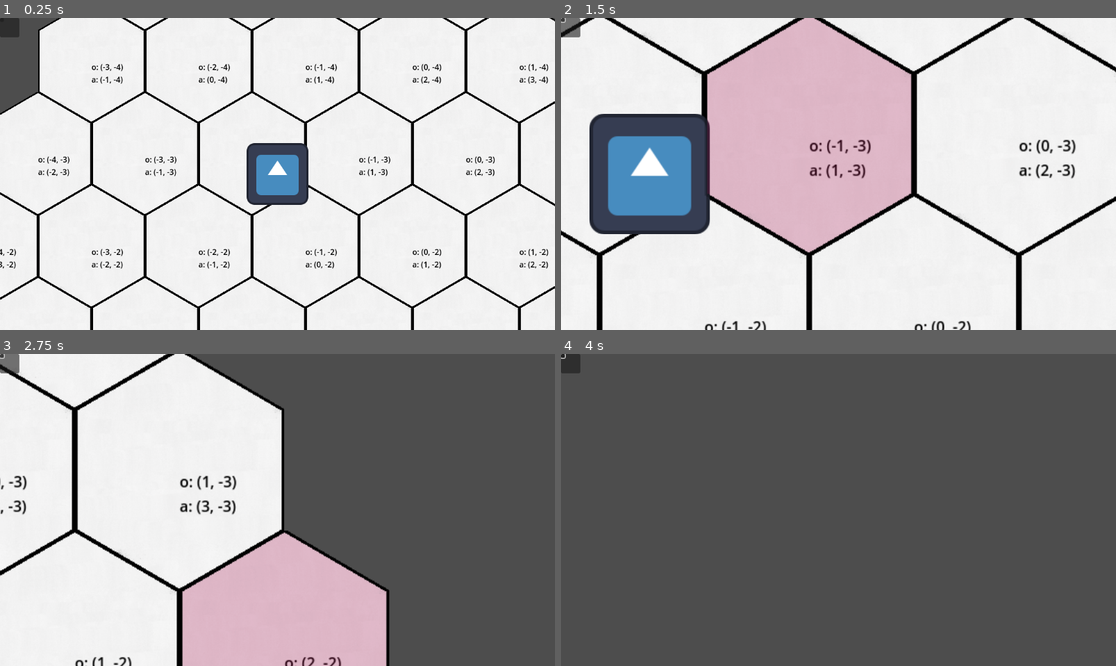
Above: before the commit, frames 1-4 (two rows, left to right).
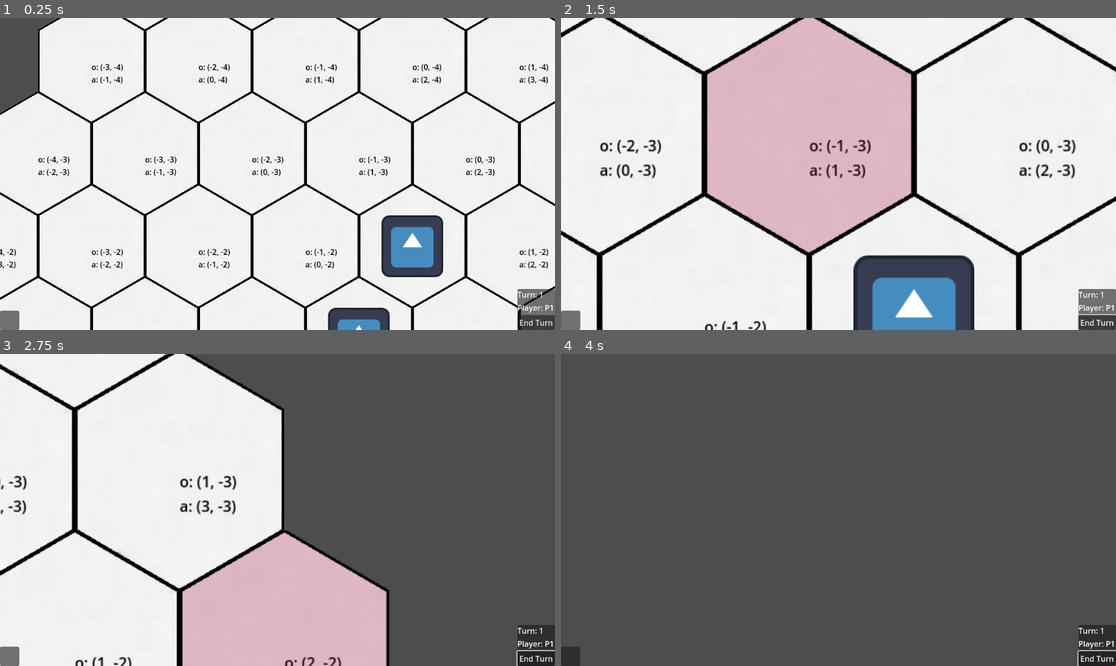
Above: after the commit, the same moments.

Repository: MHryciuk1/tactician
Game: Godot game, scene res://nodes/Tests/level_test.tscn
The game is run twice, just before and just after one commit, with the same random seed, the same clock (stepped at 60 frames per second) and the same inputs. This scene is started directly instead of the project's main scene. The engine's default icon, where the game draws it, is replaced by a stand-in: a white triangle on a blue panel in a dark square.
Inputs (mouse positions are in pixels of both pictures, inside the frame that each line leads up to; where the layout moved, square brackets give the same spot in the first picture):
- Up to frame 1 (0.25 s): no input
- Up to frame 2 (1.5 s): click (1099, 323) [561, 21] at 0.5 s; tap Enter at 1.25 s; move the mouse to (960, 158) at 1.27 s; hold D (Right) from 1.28 s (still down); tap Mouse wheel up (Zoom_In) at 1.35 s; click (960, 158) at 1.42 s
- Up to frame 3 (2.75 s): release D (Right) at 2 s; drag from (166, 525) to (249, 572) at 2.02 s
- Up to frame 4 (4 s): tap Space at 2.75 s; move the mouse to (894, 441) at 2.77 s; hold D (Right) 2.78-3.5 s; tap Mouse wheel up (Zoom_In) at 2.85 s; tap Enter at 3.5 s; drag from (810, 572) to (672, 463) at 3.52 s

The runs differ from the first frame. In frame 1, 6.2% of the frame differs, in the area x 0-100%, y 0-100%; in frame 2, 14%; in frame 3, 1.3%; in frame 4, 1.3%.
Error before the commit: Invalid access to property or key 'turn_number' on a base object of type 'Nil'. (res://Scripts/ui_manager.gd:12)

Commit message:
basic selection

Diff:
--- a/Scripts/archer_unit.gd
+++ b/Scripts/archer_unit.gd
@@ -9,12 +9,24 @@
 			"damage": 5,
 			"team": team
 		}
+	moves = {
+		"attack1" : {
+			"function" : Callable(attack_effect),
+			"description" : str("range: ", stats.attack_range, "dmg: ", stats.damage),
+			"max_targets" : 1,
+			"min_targets" : 1,
+			"targets_who" : "enemy"
+			}
+	}
+
 func attack_effect(target: Unit) -> void:
 	target.on_attacked(target, stats.damage)
 	pass
 
 
 func _on_hitbox_sprite_left_clicked() -> void:
+	print("hi")
+	on_click()
 	pass # Replace with function body.
 func _on_hitbox_sprite_right_clicked() -> void:
-	pass # Replace with function body.
+	pass
--- a/Scripts/level_test.gd
+++ b/Scripts/level_test.gd
@@ -1,7 +1,19 @@
 extends Node2D
+@onready var logic_manager = $Logic_Manager
+@onready var ui = $UI
+@onready var grid = $Hex_Grid
+@onready var p1_units = $Units/P1_Units
+@onready var p2_units =$Units/P2_Units
+@export var archer : PackedScene
+func _ready() -> void:
+	ui.init(logic_manager)
 
-func _ready() -> void:
-	var new_archer
+	var test_unit = archer.instantiate()
+	test_unit.init(logic_manager, grid, ui, Vector2i(-1,-1), "player1")
+	p1_units.add_child(test_unit)
+	var test_unit2 = archer.instantiate()
+	test_unit2.init(logic_manager, grid, ui, Vector2i(0,-2), "player2")
+	p2_units.add_child(test_unit2)
 	pass
 
 func _on_hex_grid_cell_left_clicked() -> void:
--- a/Scripts/logic_manager.gd
+++ b/Scripts/logic_manager.gd
@@ -1,3 +1,4 @@
+class_name  Logic_Manager
 extends Node
 
 var hex_grid : Node = null
@@ -11,7 +12,7 @@
 
 func do_effect(source_unit: Node, effect_function:Callable, targets: Array) -> void:
 	for target in targets:
-		effect_function.call(source_unit, target)
+		effect_function.call( target)
 	# other stuff needs to happen here? like ui updates or something
 
 
@@ -44,7 +45,7 @@
 func on_unit_death(unit: Node) -> void:
 	if hex_grid:
 		hex_grid.clear_hex(unit.current_cord)
-	ui.remove_unit_icon(unit)
+
 	if unit in units:
 		units.erase(unit)
 	unit.queue_free()
--- a/Scripts/ui_manager.gd
+++ b/Scripts/ui_manager.gd
@@ -1,14 +1,20 @@
 extends CanvasLayer
 class_name UIManager
 
-@onready var move_list: VBoxContainer = $MoveOptions
-@onready var turn_label      = $TurnPanel/TurnLabel    as Label
-@onready var player_label    = $TurnPanel/PlayerLabel  as Label
-@onready var end_turn_button = $TurnPanel/EndTurnButton as Button
-var lm: Node
+@onready var move_list: VBoxContainer = $Move_Options_Container/MoveOptions
+@onready var turn_label      : Label  = $TurnPanel/VBoxContainer/TurnLabel
+@onready var player_label    : Label  = $TurnPanel/VBoxContainer/PlayerLabel
+@onready var end_turn_button : Button = $TurnPanel/VBoxContainer/EndTurnButton
+@onready var confirm_container :PanelContainer = $Confirm_Container
+var selection_mode_on : bool = false
+var curr_targets : Array = []
+var curr_move : Dictionary
+var curr_move_alignment : String = ""
+var move_source : Unit
 
-func _ready() -> void:
-	end_turn_button.pressed.connect(Callable(self, "_on_end_turn_pressed"))
+var lm: Logic_Manager
+func init(logic_manager)->void:
+	lm = logic_manager
 	_update_turn_display(lm.turn_number, lm.current_player)
 
 func _on_end_turn_pressed() -> void:
@@ -19,10 +25,15 @@
 	turn_label.text   = "Turn: %d"     % turn_number
 	player_label.text = "Player: P%d"  % current_player
 
-func send_data(ui_id: String, stats: Dictionary, moves: Array) -> void:
+func send_data(ui_id: String, stats: Dictionary, moves: Dictionary, source : Unit) -> void:
+	if(selection_mode_on) :
+		if curr_move.targets_who == "enemy": #TODO other posible values
+			if(source.team != curr_move_alignment):
+				if curr_targets.size() < curr_move.max_targets:
+					print("here")
+					curr_targets.append(source)
 
 	var lbl = Label.new()
-	lbl.autowrap = true
 	var text := ""
 	for stat_name in stats.keys():
 		text += "%s: %s\n" % [ stat_name.capitalize(), stats[stat_name]]
@@ -33,12 +44,38 @@
 
 	move_list.add_child(lbl)
 
-	for move in moves:
+	for move in moves.keys():
 		var b = Button.new()
 		b.text = str(move)
-		b.pressed.connect(Callable(self, "do_move"), [move])
+		b.pressed.connect(Callable(do_move).bind(moves.get(move), source))
 		move_list.add_child(b)
 
-func do_move(move: String) -> void:
-	for child in move_list.get_children():
-		child.queue_free()
+func do_move(move: Dictionary, source : Unit) -> void:
+	if(selection_mode_on) :
+		cancel_selection_mode()
+	selection_mode_on = true
+	confirm_container.show()
+	curr_move = move
+	curr_move_alignment = source.team
+	move_source = source
+
+	pass
+func cancel_selection_mode():
+	curr_targets.clear()
+	confirm_container.hide
+	selection_mode_on = false
+
+
+func _on_end_turn_button_pressed() -> void:
+	pass # Replace with function body.
+
+
+func _on_confirm_pressed() -> void:
+	print(curr_targets)
+	if(curr_targets.size() >= curr_move.min_targets):
+		lm.do_effect(move_source, curr_move.function, curr_targets)
+		cancel_selection_mode()
+
+
+func _on_cancel_pressed() -> void:
+	cancel_selection_mode()
--- a/Scripts/unit.gd
+++ b/Scripts/unit.gd
@@ -27,10 +27,12 @@
 var current_cord: Vector2i
 var alive: bool = true
 
-func init(logic_ref: Node, grid_ref: Node, start_cord: Vector2i) -> void:
+func init(logic_ref: Node, grid_ref: Node, ui_ref : Node, start_cord: Vector2i, team_str : String) -> void:
 	logic_manager = logic_ref
+	ui = ui_ref
 	hex_grid = grid_ref
 	current_cord = start_cord
+	team = team_str
 	hex_grid.set_node_location(self, start_cord)
 
 func get_stats() -> Dictionary:
@@ -48,12 +50,13 @@
 func on_attacked(attacker: Node, dmg: int) -> void:
 	stats.hp -= dmg
 	if stats.hp <= 0 and alive:
-
+		print("im dead")
 		alive = false
 		logic_manager.on_unit_death(self)
 		emit_signal("unit_died", self)
 
 func on_click():
-	var valid_moves = hex_grid.get_valid_spaces(current_cord, get_stats().move_range)
+	var valid_moves = hex_grid.get_valid_spaces(current_cord, get_stats().move_range,false)
 	hex_grid.highlight_hexes(valid_moves, Color.BLUE)
-	ui.send_data("test_ui_id", stats, moves)
+	ui.send_data("test_ui_id", stats, moves, self)
+	#send_data(ui_id: String, stats: Dictionary, moves: Array)
--- a/nodes/Tests/hex_grid_test.tscn
+++ b/nodes/Tests/hex_grid_test.tscn
@@ -1,8 +1,8 @@
 [gd_scene load_steps=4 format=4 uid="uid://t837ytc17v8"]
 
-[ext_resource type="PackedScene" uid="uid://dn76l7tnyncxh" path="res://nodes/UI/hex_grid.tscn" id="1_2qsq4"]
+[ext_resource type="PackedScene" uid="uid://dn76l7tnyncxh" path="res://Nodes/UI/hex_grid.tscn" id="1_2qsq4"]
 [ext_resource type="Script" uid="uid://dol11jxwwcjdp" path="res://Scripts/hex_grid_test.gd" id="1_5g802"]
-[ext_resource type="PackedScene" uid="uid://jvxo8n2p3x3g" path="res://nodes/UI/moveable_camera.tscn" id="3_w3wsi"]
+[ext_resource type="PackedScene" uid="uid://jvxo8n2p3x3g" path="res://Nodes/UI/moveable_camera.tscn" id="3_w3wsi"]
 
 [node name="Hex_Grid_test" type="Node2D"]
 script = ExtResource("1_5g802")
--- a/nodes/Tests/level_test.tscn
+++ b/nodes/Tests/level_test.tscn
@@ -2,13 +2,14 @@
 
 [ext_resource type="Script" uid="uid://c5rhyur4xs6uf" path="res://Scripts/logic_manager.gd" id="1_8m837"]
 [ext_resource type="Script" uid="uid://cq6xfied52tag" path="res://Scripts/level_test.gd" id="1_45dpy"]
-[ext_resource type="PackedScene" uid="uid://dn76l7tnyncxh" path="res://nodes/UI/hex_grid.tscn" id="2_45dpy"]
-[ext_resource type="PackedScene" uid="uid://jvxo8n2p3x3g" path="res://nodes/UI/moveable_camera.tscn" id="3_wbwiv"]
-[ext_resource type="Texture2D" uid="uid://bpqkwmpdm6hn7" path="res://icon.svg" id="4_wbwiv"]
+[ext_resource type="PackedScene" uid="uid://iclbvx22a456" path="res://Nodes/Units/archer_unit.tscn" id="2_18wxx"]
+[ext_resource type="PackedScene" uid="uid://dn76l7tnyncxh" path="res://Nodes/UI/hex_grid.tscn" id="2_45dpy"]
+[ext_resource type="PackedScene" uid="uid://jvxo8n2p3x3g" path="res://Nodes/UI/moveable_camera.tscn" id="3_wbwiv"]
 [ext_resource type="Script" uid="uid://dxk5qf2akgabk" path="res://Scripts/ui_manager.gd" id="5_t1dee"]
 
 [node name="Level_Test" type="Node2D"]
 script = ExtResource("1_45dpy")
+archer = ExtResource("2_18wxx")
 
 [node name="Logic_Manager" type="Node" parent="."]
 script = ExtResource("1_8m837")
@@ -21,9 +22,6 @@
 
 [node name="P1_Units" type="Node" parent="Units"]
 
-[node name="Test_Unit" type="Sprite2D" parent="Units/P1_Units"]
-texture = ExtResource("4_wbwiv")
-
 [node name="P2_Units" type="Node" parent="Units"]
 
 [node name="Moveable_Camera" parent="." instance=ExtResource("3_wbwiv")]
@@ -31,28 +29,66 @@
 [node name="UI" type="CanvasLayer" parent="."]
 script = ExtResource("5_t1dee")
 
-[node name="MoveOptions" type="VBoxContainer" parent="UI"]
+[node name="TurnPanel" type="PanelContainer" parent="UI"]
+anchors_preset = 3
+anchor_left = 1.0
+anchor_top = 1.0
+anchor_right = 1.0
+anchor_bottom = 1.0
+offset_left = -78.0
+offset_top = -85.0
+grow_horizontal = 0
+grow_vertical = 0
+
+[node name="VBoxContainer" type="VBoxContainer" parent="UI/TurnPanel"]
+layout_mode = 2
+
+[node name="TurnLabel" type="Label" parent="UI/TurnPanel/VBoxContainer"]
+layout_mode = 2
+
+[node name="PlayerLabel" type="Label" parent="UI/TurnPanel/VBoxContainer"]
+layout_mode = 2
+
+[node name="EndTurnButton" type="Button" parent="UI/TurnPanel/VBoxContainer"]
+layout_mode = 2
+text = "End Turn"
+
+[node name="Move_Options_Container" type="PanelContainer" parent="UI"]
+anchors_preset = 2
+anchor_top = 1.0
+anchor_bottom = 1.0
+offset_top = -40.0
 offset_right = 40.0
-offset_bottom = 40.0
+grow_vertical = 0
 
-[node name="TurnPanel" type="Panel" parent="UI"]
-offset_right = 40.0
-offset_bottom = 40.0
+[node name="MoveOptions" type="VBoxContainer" parent="UI/Move_Options_Container"]
+layout_mode = 2
 
-[node name="TurnLabel" type="Label" parent="UI/TurnPanel"]
-layout_mode = 0
-offset_right = 40.0
-offset_bottom = 23.0
+[node name="Confirm_Container" type="PanelContainer" parent="UI"]
+visible = false
+anchors_preset = 7
+anchor_left = 0.5
+anchor_top = 1.0
+anchor_right = 0.5
+anchor_bottom = 1.0
+offset_left = -35.5
+offset_top = -40.0
+offset_right = 35.5
+grow_horizontal = 2
+grow_vertical = 0
 
-[node name="PlayerLabel" type="Label" parent="UI/TurnPanel"]
-layout_mode = 0
-offset_right = 40.0
-offset_bottom = 23.0
+[node name="HBoxContainer" type="HBoxContainer" parent="UI/Confirm_Container"]
+layout_mode = 2
 
-[node name="EndTurnButton" type="Button" parent="UI/TurnPanel"]
-layout_mode = 0
-offset_right = 8.0
-offset_bottom = 8.0
+[node name="Confirm" type="Button" parent="UI/Confirm_Container/HBoxContainer"]
+layout_mode = 2
+text = "Confirm"
+
+[node name="Cancel" type="Button" parent="UI/Confirm_Container/HBoxContainer"]
+layout_mode = 2
 
 [connection signal="cell_left_clicked" from="Hex_Grid" to="." method="_on_hex_grid_cell_left_clicked"]
 [connection signal="cell_right_clicked" from="Hex_Grid" to="." method="_on_hex_grid_cell_right_clicked"]
+[connection signal="pressed" from="UI/TurnPanel/VBoxContainer/EndTurnButton" to="UI" method="_on_end_turn_button_pressed"]
+[connection signal="pressed" from="UI/Confirm_Container/HBoxContainer/Confirm" to="UI" method="_on_confirm_pressed"]
+[connection signal="pressed" from="UI/Confirm_Container/HBoxContainer/Cancel" to="UI" method="_on_cancel_pressed"]
--- a/nodes/Tests/unit_test.tscn
+++ b/nodes/Tests/unit_test.tscn
@@ -1,8 +1,8 @@
 [gd_scene load_steps=5 format=4 uid="uid://besdj4bfguww2"]
 
 [ext_resource type="Script" uid="uid://dvgt5e6kc74r8" path="res://Scripts/unit_test.gd" id="1_1l0ql"]
-[ext_resource type="PackedScene" uid="uid://dn76l7tnyncxh" path="res://nodes/UI/hex_grid.tscn" id="2_lxdcs"]
-[ext_resource type="PackedScene" uid="uid://cqnr58lkjx7uj" path="res://nodes/UI/Knight.tscn" id="2_m6yub"]
+[ext_resource type="PackedScene" uid="uid://dn76l7tnyncxh" path="res://Nodes/UI/hex_grid.tscn" id="2_lxdcs"]
+[ext_resource type="PackedScene" uid="uid://cqnr58lkjx7uj" path="res://Nodes/UI/Knight.tscn" id="2_m6yub"]
 [ext_resource type="Script" uid="uid://c5rhyur4xs6uf" path="res://Scripts/logic_manager.gd" id="3_lxdcs"]
 
 [node name="UnitTest" type="Node2D"]
